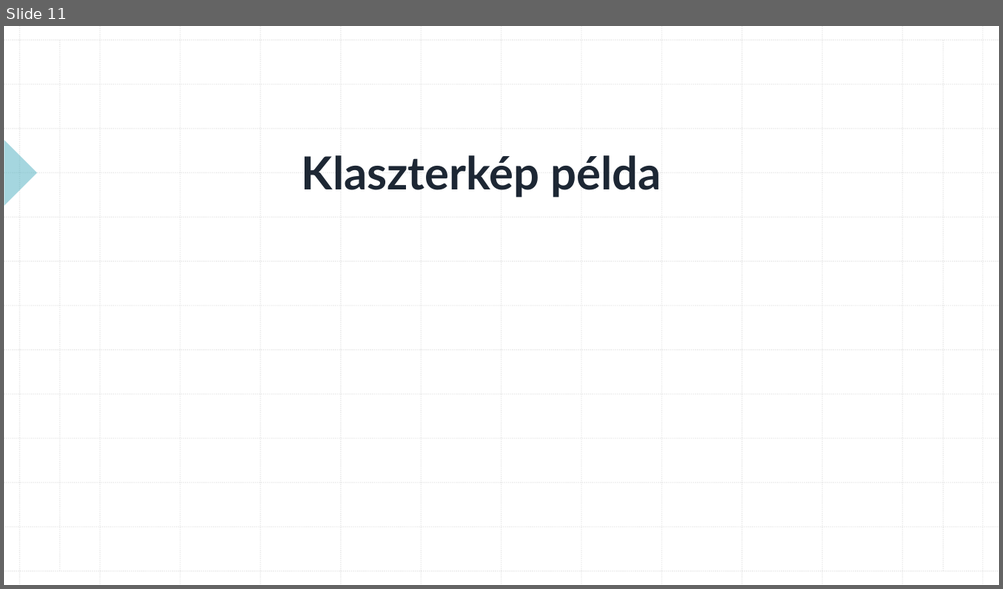
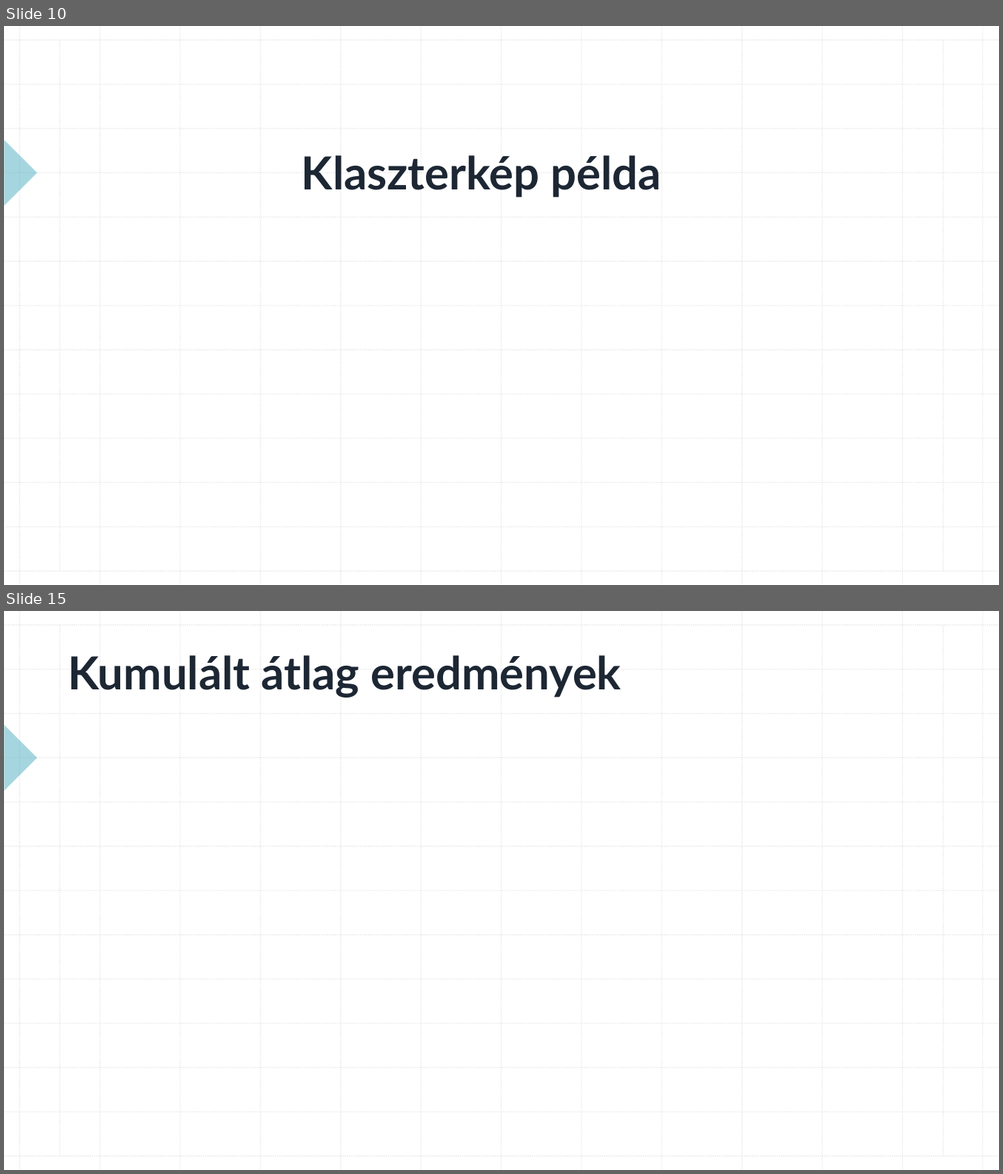
Before and after one commit to konderal333/-nkutfel, a slide deck: TDK prezi.pptx. Shown one above the other, each under a label of ours: slide 11 before the commit, slides 10 and 15 after it; the slides between them are not shown. The pictures are 1003x589 and 1003x1174 pixels, drawn with LibreOffice and Linux fonts; fonts in the diff are those of the drawing. Boxes give left, top, right and bottom in pixels: in the first picture for what was removed or moved away, otherwise in the second. Text is boxed around its words. In the diff, an @@ line names an element or a change of style, - is before the commit and + after.

```diff
--- a/TDK prezi.pptx
+++ b/TDK prezi.pptx
@@ slide 15 added at (4,611,999,1170), background #FFFFFF; not listed: 29 template elements that a slide beside it also shows @@
@@ title added at (68,655,621,698), 44 pt, text #1D2734, bold @@
+Kumulált átlag eredmények
@@ what was slide 11 is now slide 10 @@
```
Also in this commit, not shown: 4 slides changed, 6 other slides added, 3 slides removed.
